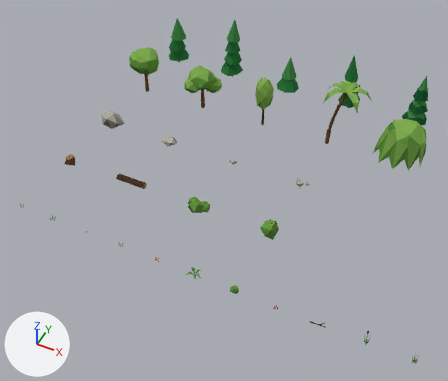
The Blender file art_source/chasm/chasm_props.blend, before and after one commit.
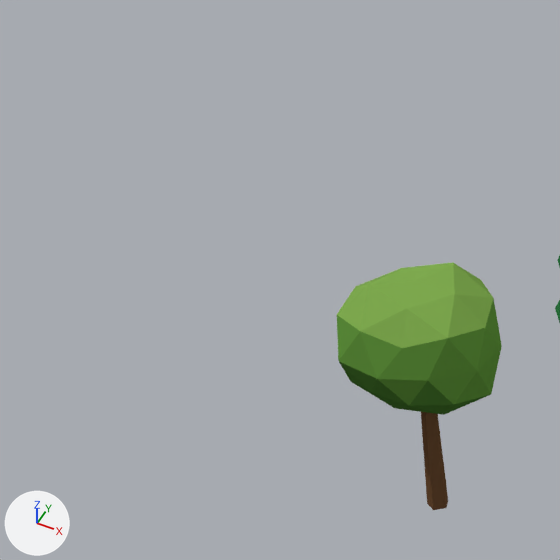
There are two pictures of each version: one whole from a camera (50 mm lens) standing at (24.27, -39.72, 27.28) and looking at (10.43, -12.22, -0.67), one close up on the part from 15% to 38% of the width and 0% to 26% of the height. Arrows for +X, +Y and +Z are at lower left; the lights stay in place. The older version's two pictures come first.

The scene before the commit, as lines of its bpy script (objects in view):
```python
me_tree_oak_a = bpy.data.meshes.new('tree_oak_a')
me_tree_oak_a.from_pydata(...)  # 52 vertices, 85 faces; spans x -1.15..1.1, y -1.15..1.25, z -0.08..3.52
me_tree_oak_a.materials.append(mat_palette)  # picture img_palette_png
ob_tree_oak_a = bpy.data.objects.new('tree_oak_a', me_tree_oak_a)
ob_tree_oak_a.location = (0.0, -5.0, 0.0)
```
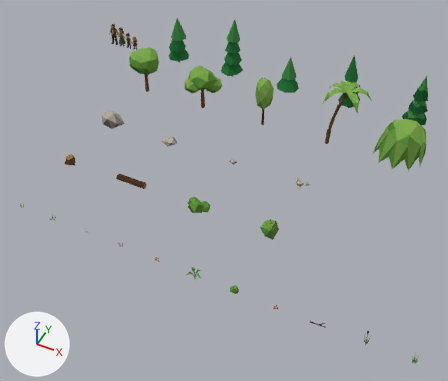
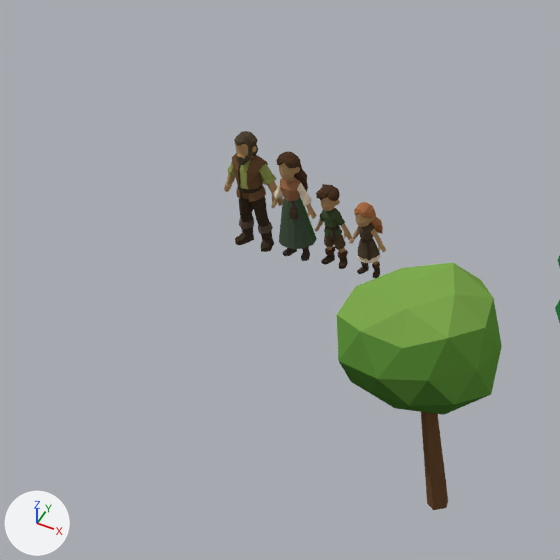
Changed parts and their boxes [x1, y1, x2, y2] in the close-ups (560 x 560 px):
'adult_male', added (brown): after [224, 131, 284, 252]
'adult_female', added: after [271, 152, 317, 261]
'kid_male', added: after [315, 184, 352, 269]
'kid_female', added (brown): after [349, 202, 386, 278]

Patch to the scene script:
```diff
--- a/art_source/chasm/chasm_props.blend.py
+++ b/art_source/chasm/chasm_props.blend.py
@@ me_kid_female_mesh @@
+me_kid_female_mesh.from_pydata(...)  # 398 vertices, 437 faces; spans x -0.322..0.313, y -0.169..0.294, z -0.003..1.175
+me_kid_female_mesh.materials.append(mat_palette)  # picture img_palette_png
@@ me_kid_male_mesh @@
+me_kid_male_mesh.from_pydata(...)  # 416 vertices, 476 faces; spans x -0.322..0.318, y -0.172..0.187, z 0.002..1.326
+me_kid_male_mesh.materials.append(mat_palette)  # picture img_palette_png
@@ me_adult_female_mesh @@
+me_adult_female_mesh.from_pydata(...)  # 392 vertices, 432 faces; spans x -0.4..0.4, y -0.3..0.29, z 0.01..1.73
+me_adult_female_mesh.materials.append(mat_palette)  # picture img_palette_png
@@ me_adult_male_mesh @@
+me_adult_male_mesh.from_pydata(...)  # 251 vertices, 263 faces; spans x 0.0..0.54, y -0.23..0.21, z 0.0..1.87
+me_adult_male_mesh.materials.append(mat_palette)  # picture img_palette_png
@@ ob_kid_female @@
+ob_kid_female = bpy.data.objects.new('kid_female', me_kid_female_mesh)
+ob_kid_female.location = (-4.34, 0.0, 0.0)
@@ ob_kid_male @@
+ob_kid_male = bpy.data.objects.new('kid_male', me_kid_male_mesh)
+ob_kid_male.location = (-4.98, 0.0, 0.0)
@@ ob_adult_female @@
+ob_adult_female = bpy.data.objects.new('adult_female', me_adult_female_mesh)
+ob_adult_female.location = (-5.65, 0.0, 0.0)
@@ ob_adult_male @@
+ob_adult_male = bpy.data.objects.new('adult_male', me_adult_male_mesh)
+ob_adult_male.location = (-6.45, 0.0, 0.0)
+_m = ob_adult_male.modifiers.new('Mirror', 'MIRROR')
```
